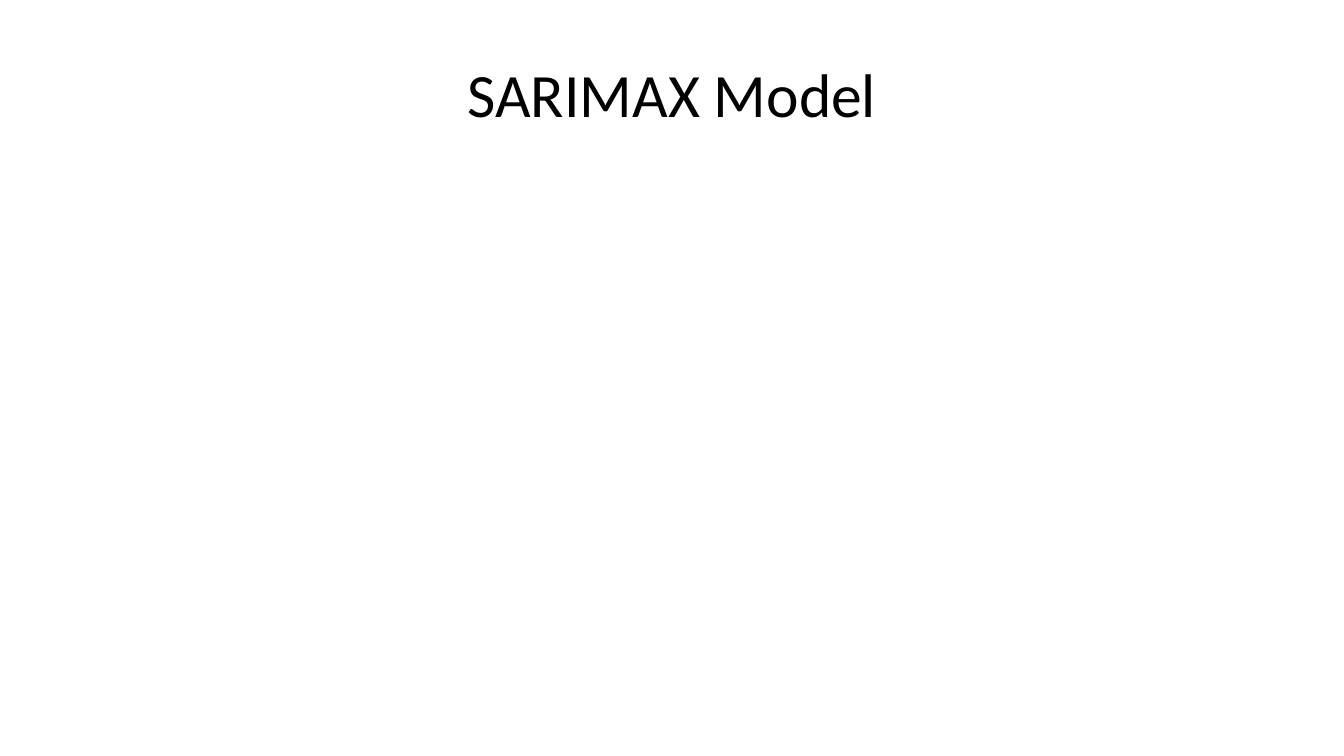
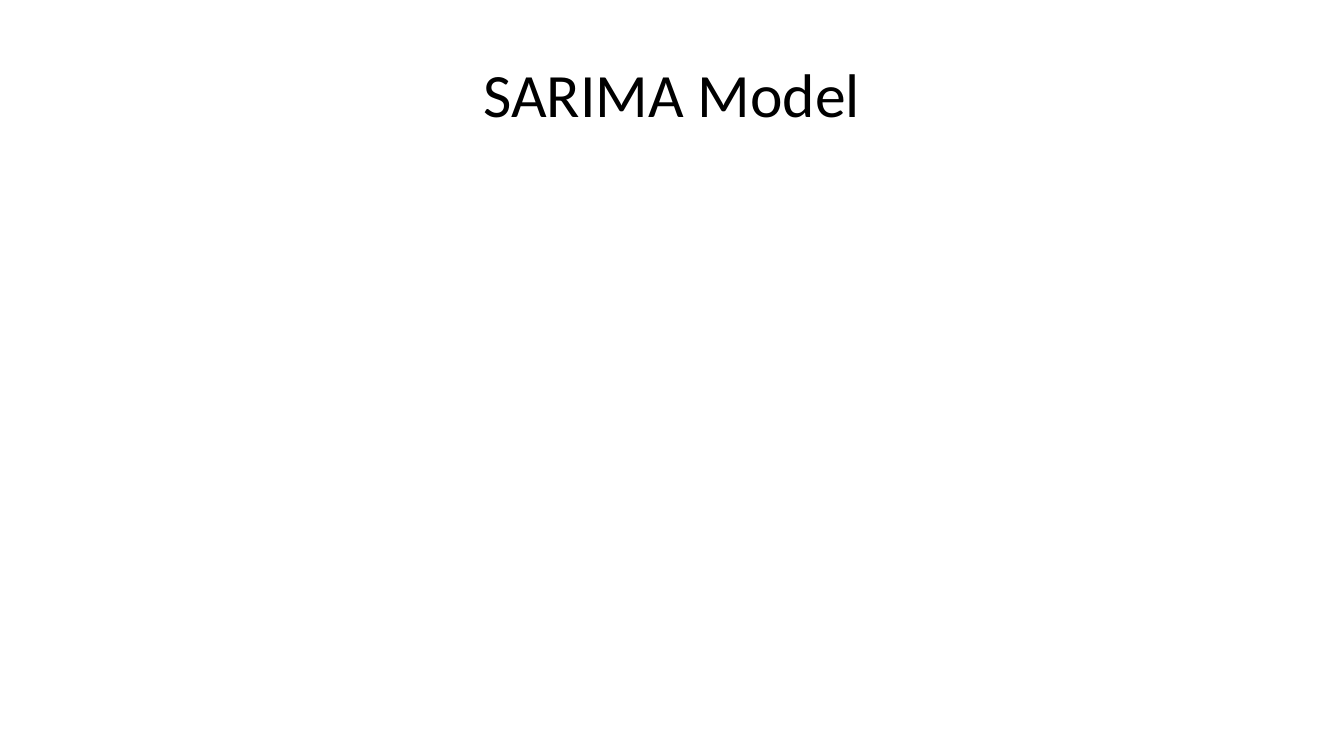
Before and after one commit to StephenElston/CSCI-E-83, a slide deck: slide 32 of LectureSlides/12_IntroductionToTimeSeriesForecasting.pptx. Drawn at 1344x756 pixels with LibreOffice and Linux fonts; fonts in the diff are those of the drawing; grey boxes stand for pictures. Boxes give left, top, right and bottom in pixels: in the first picture for what was removed or moved away, otherwise in the second. Text is boxed around its words. In the diff, an @@ line names an element or a change of style, - is before the commit and + after.

Commit message:
Corrected typos in slides from lecture

```diff
--- a/LectureSlides/12_IntroductionToTimeSeriesForecasting.pptx
+++ b/LectureSlides/12_IntroductionToTimeSeriesForecasting.pptx
@@ title at (483,74,860,118): text changed @@
-SARIMAX Model
+SARIMA Model
```
Also in this commit, not shown: 3 other slides changed.
